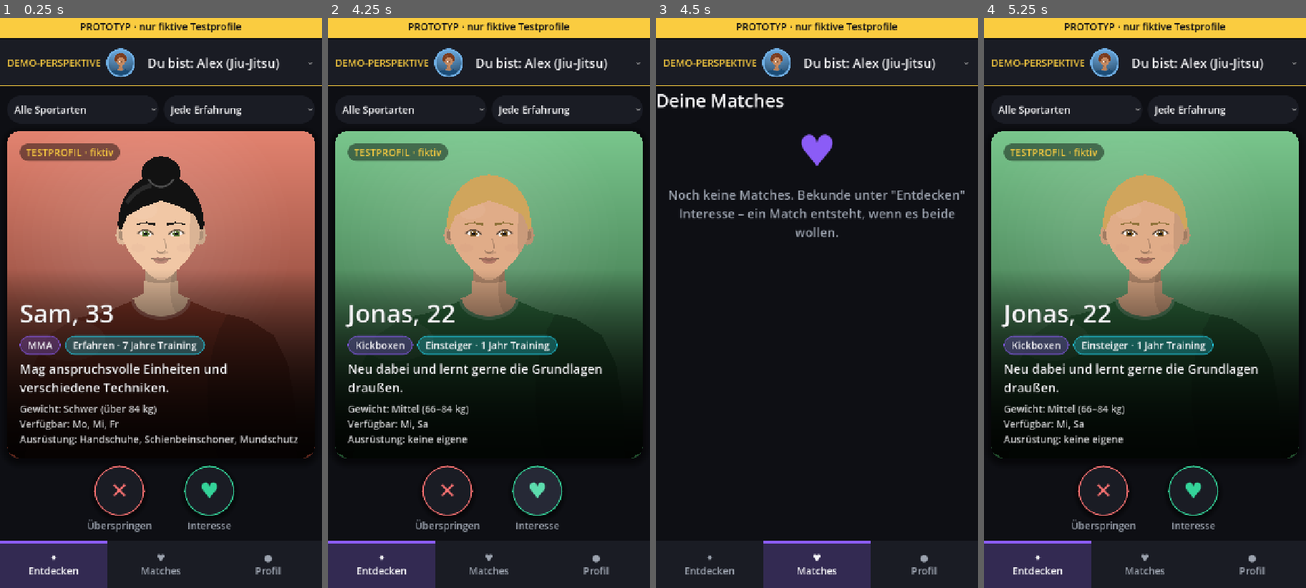
Above: before the commit, frames 1-4 (left to right).
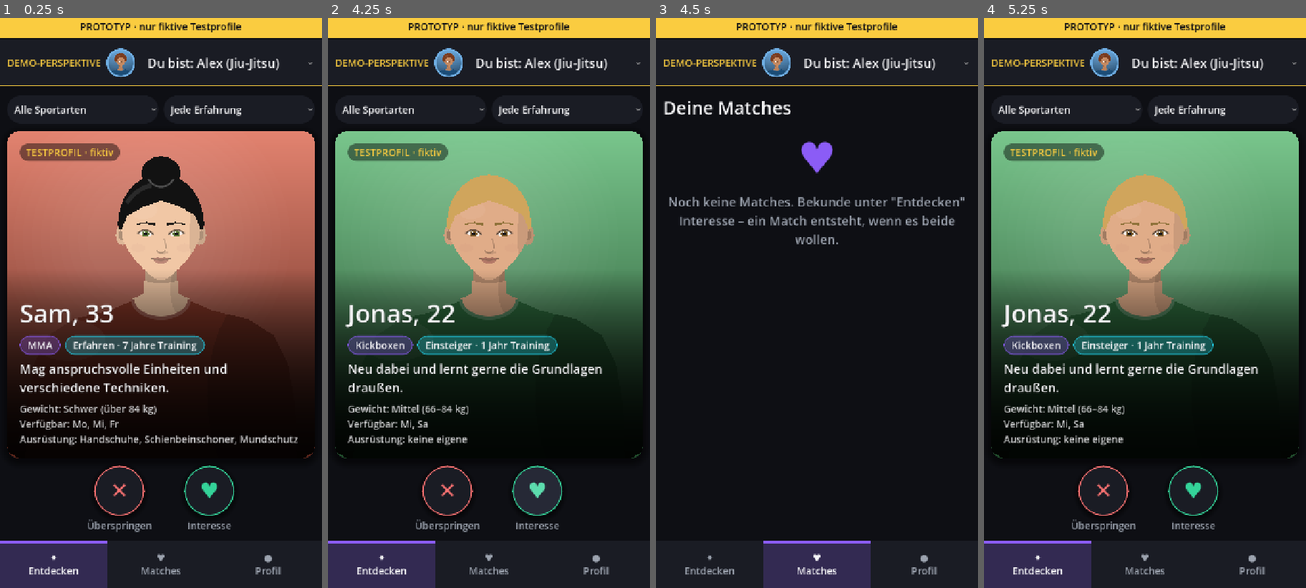
Above: after the commit, the same moments.

Repository: Mayo73/agenthub-backup
Game: Godot game, scene res://scenes/main.tscn
Same seed, same stepped clock (60 frames per second), same inputs: the game is played once before the commit and once after it.
Inputs:
- Up to frame 1 (0.25 s): no input
- Up to frame 2 (4.25 s): click "Du bist: Alex (Jiu-Jitsu)" at 0.5 s; click "Alle Sportarten" at 1.25 s; click "Jede Erfahrung" at 2 s; click "✕" at 2.75 s; click "♥" at 3.5 s
- Up to frame 3 (4.5 s): click "♥ Matches" at 4.25 s
- Up to frame 4 (5.25 s): click "✦ Entdecken" at 5 s

Frames 1-2 are identical in both runs. In frame 3, 3.8% of the frame differs, in the area x 0-96%, y 13-40%; in frame 4, nothing differs.

Commit message:
Review: Hilfsdateien der Agents entfernt, Rand der Matchliste wirksam
T-0471 und T-0473 hatten Hilfsskripte im Projektordner liegen lassen.
T-0468 setzte die Ränder des MarginContainer mit set() statt als Theme-Konstanten;
jetzt add_theme_constant_override, mit Test.

Co-Authored-By: Claude Opus 5.5 <noreply@anthropic.com>

Diff:
--- a/scripts/matches_screen.gd
+++ b/scripts/matches_screen.gd
@@ -29,10 +29,10 @@
 	add_child(scroll)
 
 	var margin := MarginContainer.new()
-	margin.set("margin_top", UiStyle.GAP)
-	margin.set("margin_bottom", UiStyle.GAP)
-	margin.set("margin_left", UiStyle.GAP)
-	margin.set("margin_right", UiStyle.GAP)
+	margin.add_theme_constant_override("margin_top", UiStyle.GAP)
+	margin.add_theme_constant_override("margin_bottom", UiStyle.GAP)
+	margin.add_theme_constant_override("margin_left", UiStyle.GAP)
+	margin.add_theme_constant_override("margin_right", UiStyle.GAP)
 	margin.size_flags_horizontal = Control.SIZE_EXPAND_FILL
 	scroll.add_child(margin)
 
--- a/solo_test.gd
+++ /dev/null
@@ -1 +0,0 @@
-class_name EmptyClass extends RefCounted
--- a/tests/test_matches_screen.gd
+++ b/tests/test_matches_screen.gd
@@ -141,3 +141,11 @@
 func test_ohne_matches_keine_reihe() -> void:
 	build()
 	check(not screen.new_section.visible, "new_section unsichtbar ohne Matches")
+
+
+func test_rand() -> void:
+	build()
+	var margin := screen.title_label.get_parent().get_parent() as MarginContainer
+	check(margin != null, "Überschrift liegt in einem MarginContainer")
+	check_eq(margin.get_theme_constant("margin_left"), UiStyle.GAP, "Rand links")
+	check_eq(margin.get_theme_constant("margin_top"), UiStyle.GAP, "Rand oben")
Not shown, removed: solo_test.gd.uid
Not shown, removed: check_godot.ps1
Not shown, removed: rm_solo.bat
Not shown, removed: rmsolo.cmd
Not shown, removed: run.ps1
Not shown, removed: run.sh
Not shown, removed: run_local_tests.bat
Not shown, removed: run_now.sh
Not shown, removed: run_tests.bat
Not shown, removed: run_tests.ps1
Not shown, removed: run_tests_temp.cmd
Not shown, removed: solo_test.bat
(and 2 more such lines)
